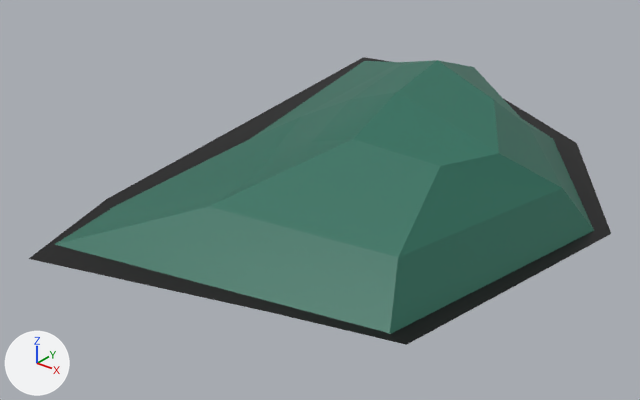
Before and after pictures for a commit that changed the FBX model Projekt Unity/TowerDefense/Assets/Modele/EpokaKamienia/FBX/Otoczenie/Wzgorze4.fbx.
Rendered twice from a camera (50 mm lens) standing at (986.0, -1378.0, 776.0) and looking at (-55.0, -77.0, -31.0). Every picture has the same lights, and +X, +Y and +Z are marked at lower left. Where no turn or scale is listed for an object, it has been applied to the vertices.

In view in the first picture: 'Wzgorze4'.
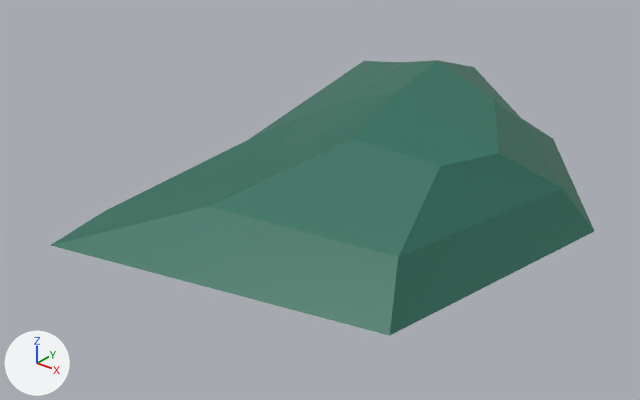
Pixel boxes (x1, y1, x2, y2) of what changed, in the pictures (640 x 400 px):
'Wzgorze4', reshaped (7% narrower)
    before: (29, 57, 611, 345)
    after: (51, 60, 594, 336)
part 1 of me_cube_013, deleted (black)
    before: (29, 57, 611, 345)

What the commit changed:
me_cube_013 has 34 vertices, 22 faces and spans x -517.0..501.0, y -638.0..758.0, z 3.0..256.0.
me_cube_013 is used by ob_wzgorze4; location (0.0, 0.0, 0.0).
me_cube_013 part 1: the loose piece of 9 vertices spanning x -517.0..501.0, y -638.0..758.0, z 5.0 is deleted.
me_cube_013 no longer uses material mat_cien_001 (black #000000).
